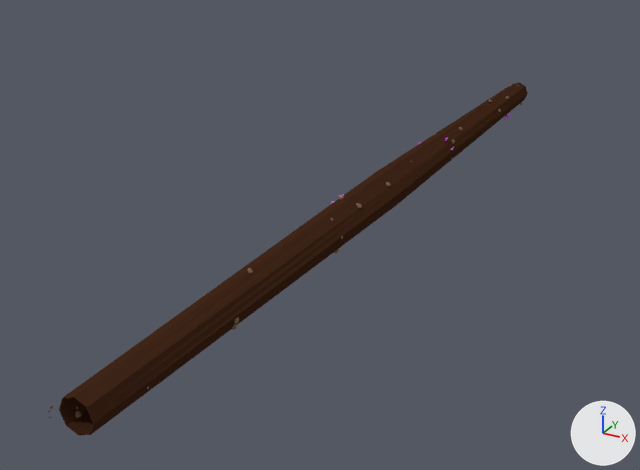
Renders of the Blender file blender/level-real.blend from each side of a commit.
One viewpoint serves both versions: a 50 mm camera at (786.0, -1218.0, 719.0) aimed at (-193.0, 562.0, -171.0). Lighting does not change. The marker at lower right points along +X, +Y and +Z.

Script lines for the objects in view, before the commit:
```python
me_cylinder_001 = bpy.data.meshes.new('Cylinder.001')
me_cylinder_001.from_pydata(...)  # 352 vertices, 352 faces; spans x -24.0..22.0, y -19.0..24.0, z -500.0..501.0
me_cylinder_001.materials.append(mat_material_002)  # brown #43281a
ob_mineshaft = bpy.data.objects.new('mineshaft', me_cylinder_001)
ob_mineshaft.location = (1.0, 513.0, 0.0)
ob_mineshaft.rotation_euler = (1.571, 1.571, 0.0)  # degrees (90, 90, 0)
ob_mineshaft.scale = (2.0, 2.0, 2.0)
```
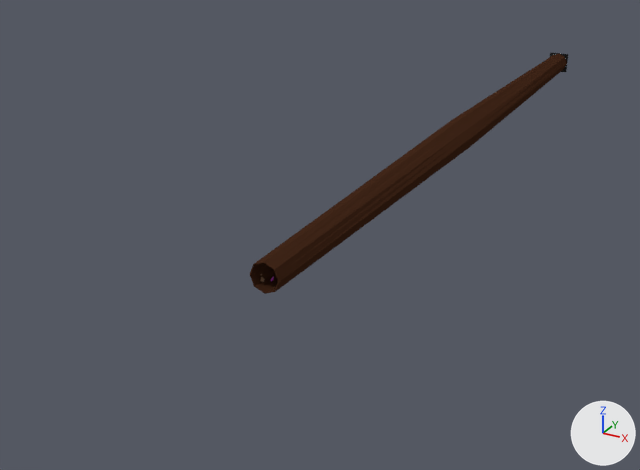
What differs and where, as boxes [x1, y1, x2, y2] in the pictures (640 x 470 px):
'mineshaft', moved: before [59, 82, 528, 436]; after [250, 54, 567, 294]
'Plane', added: after [550, 52, 568, 72]

Patch to the scene script:
```diff
--- a/blender/level-real.blend.py
+++ b/blender/level-real.blend.py
@@ img_27619_7_portal_image_png @@
+img_27619_7_portal_image_png = load_image('27619-7-portal-image.png', '../src/assets/textures/27619-7-portal-image.png', 800, 800, 'sRGB')
@@ mat_material @@
+mat_material = principled_material('Material')
+mat_material.texture = img_27619_7_portal_image_png
@@ me_plane @@
+me_plane.from_pydata(...)  # 4 vertices, 1 face; spans x -32.9..32.9, y 0.0, z -32.9..32.9
+me_plane.materials.append(mat_material)  # picture img_27619_7_portal_image_png
@@ ob_mineshaft @@
 ob_mineshaft = bpy.data.objects.new('mineshaft', me_cylinder_001)
-ob_mineshaft.location = (1.0, 513.0, 0.0)
+ob_mineshaft.location = (0.0, 1000.0, 0.0)
 ob_mineshaft.rotation_euler = (1.571, 1.571, 0.0)  # degrees (90, 90, 0)
@@ ob_plane @@
+ob_plane = bpy.data.objects.new('Plane', me_plane)
+ob_plane.location = (0.0, 2000.0, 0.0)
```
